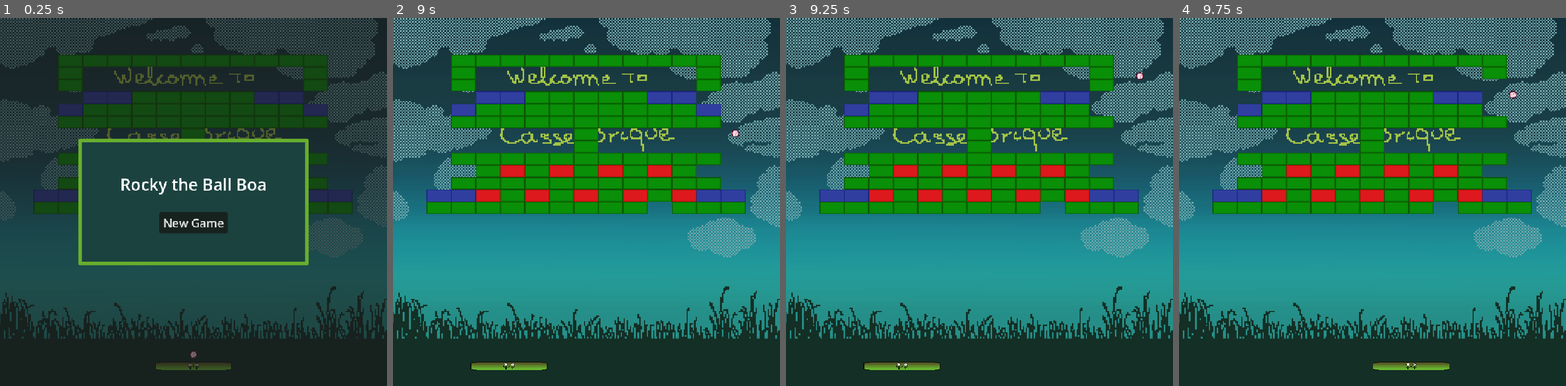
Above: before the commit, frames 1-4 (left to right).
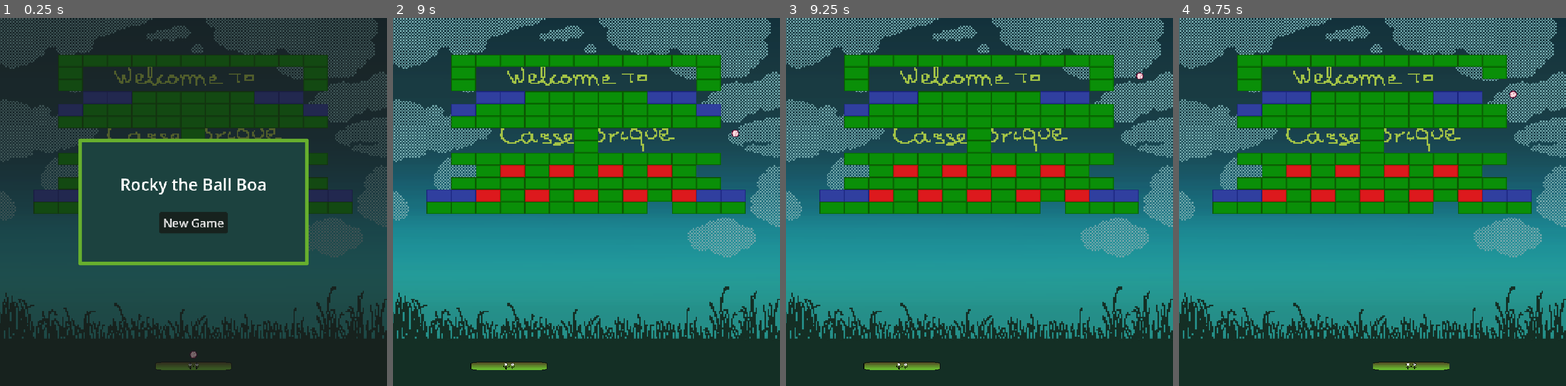
Above: after the commit, the same moments.

Repository: Antoine-Flo/gamebis_breakout
Game: Godot game, scene res://game.tscn
Two runs of this game, one before a commit and one after it. Both use one fixed random seed, a clock stepped at 60 frames per second and the inputs below.
Inputs (mouse positions are in pixels of both pictures, inside the frame that each line leads up to):
- Up to frame 1 (0.25 s): no input
- Up to frame 2 (9 s): click "New Game" at 0.5 s; tap Enter at 1.25, 6.5 s; move the mouse to (671, 183) at 1.27 s; press the mouse at (671, 183) at 1.28 s; tap Space (ui_select) at 1.52, 2.27, 2.75, 3.77, 4.52, 5.27, 7.52, 8.27, 8.75 s; move the mouse to (509, 220) at 2.02 s; release the mouse at (509, 220) at 2.03 s; click (509, 220) at 2.1 s; move the mouse to (625, 121) at 2.77 s; press the mouse at (625, 121) at 2.78 s; move the mouse to (567, 275) at 3.52 s; release the mouse at (567, 275) at 3.53 s; click (567, 275) at 3.6 s; move the mouse to (702, 257) at 4.27 s; press the mouse at (702, 257) at 4.28 s; move the mouse to (470, 146) at 5.02 s; release the mouse at (470, 146) at 5.03 s; click (470, 146) at 5.1 s; click "New Game" at 5.75 s; move the mouse to (605, 202) at 6.52 s; press the mouse at (605, 202) at 6.53 s; move the mouse to (528, 110) at 7.27 s; release the mouse at (528, 110) at 7.28 s; click (528, 110) at 7.35 s; move the mouse to (671, 183) at 8.02 s; press the mouse at (671, 183) at 8.03 s; move the mouse to (509, 220) at 8.77 s; release the mouse at (509, 220) at 8.78 s; click (509, 220) at 8.85 s
- Up to frame 3 (9.25 s): tap Space (ui_select) at 9.02 s
- Up to frame 4 (9.75 s): tap Enter at 9.5 s; move the mouse to (1411, 121) at 9.52 s; press the mouse at (1411, 121) at 9.53 s

Frames 1-2 are identical in both runs. In frame 3, 0.2% of the frame differs, in the area x 78-93%, y 16-27%; in frame 4, 0.2%, in the area x 78-88%, y 19-27%.

Commit message:
fix life

Diff:
--- a/Ball/ball.gd
+++ b/Ball/ball.gd
@@ -24,16 +24,14 @@
 			var cell = tilemap.local_to_map(tilemap.to_local(position_collision))
 			var cellTileData = tilemap.get_cell_tile_data(cell)
 			var cellLife = cellTileData.get_custom_data("Life")
-			print("before : ",cellLife)
 			cellLife = cellLife - 1
-			print("after : ",cellLife)
 			if(cellLife <=0):
 				tilemap.erase_cell(cell)
 			else:
 				if(cellLife == 2):
-					tilemap.set_cell(cell,2)
+					tilemap.set_cell(cell, 2, Vector2i(0, 0))
 				elif(cellLife == 1):
-					tilemap.set_cell(cell,0)
+					tilemap.set_cell(cell, 0, Vector2i(0, 0))
 
 
 		if collider.name == "Paddle":
